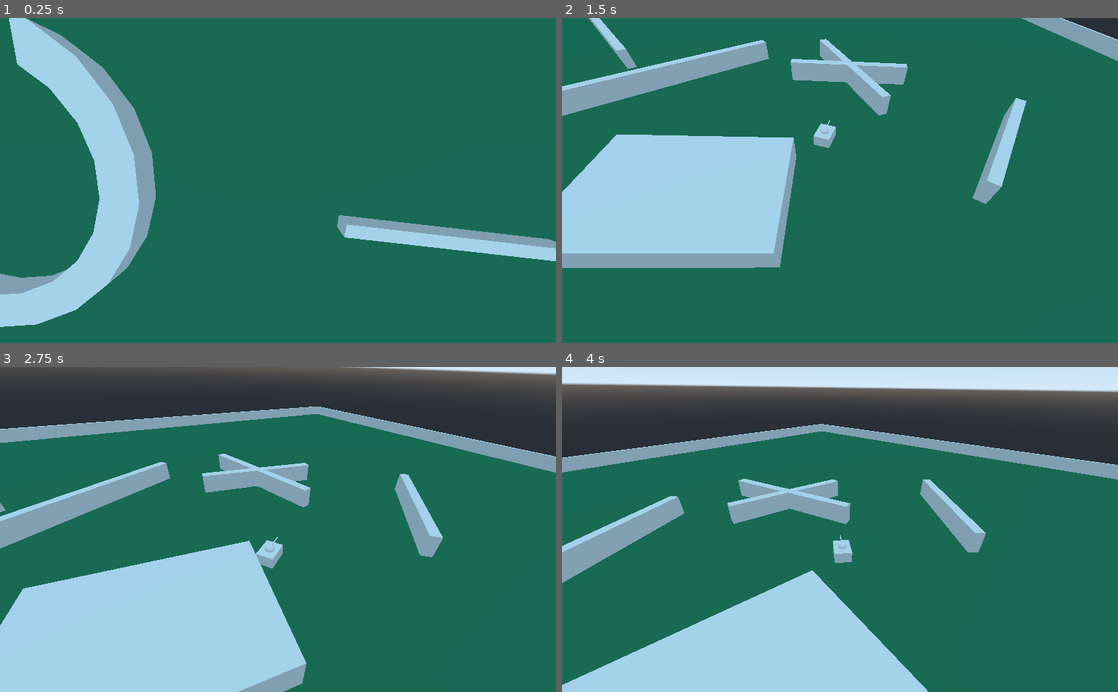
Above: before the commit, frames 1-4 (two rows, left to right).
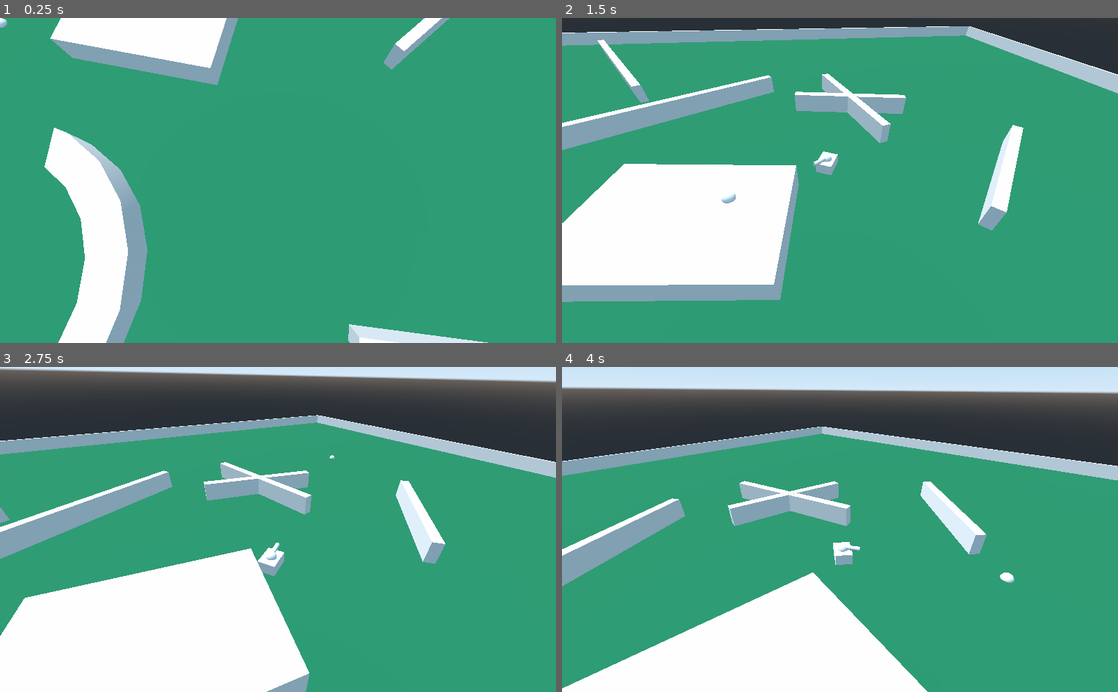
Above: after the commit, the same moments.

Repository: Joe676/Largely-Untitled-Tank-Game
Game: Godot game, scene res://Levels/LevelProto.tscn
Same seed, same stepped clock (60 frames per second), same inputs: the game is played once before the commit and once after it. The project has no main scene, so this scene is started directly.
Inputs (mouse positions are in pixels of both pictures, inside the frame that each line leads up to):
- Up to frame 1 (0.25 s): no input
- Up to frame 2 (1.5 s): move the mouse to (962, 164) at 0.52 s; hold D (Right) 0.53-1.28 s; move the mouse to (728, 196) at 1.27 s; hold S (Back) from 1.28 s (still down)
- Up to frame 3 (2.75 s): move the mouse to (333, 458) at 2.02 s; release S (Back) at 2.03 s; hold D (Right) from 2.03 s (still down)
- Up to frame 4 (4 s): move the mouse to (812, 594) at 2.77 s; release D (Right) at 2.78 s; hold W (Forward) 2.78-3.53 s; move the mouse to (1006, 578) at 3.52 s; hold A (Left) from 3.53 s (still down)

The runs differ from the first frame. In frame 1, 100% of the frame differs, in the area x 0-100%, y 0-100%; in frame 2, 99%; in frame 3, 85%; in frame 4, 75%.

Commit message:
Barrel turning towards point under the mouse

Diff:
--- a/Godot Files/Levels/LevelProto.tscn
+++ b/Godot Files/Levels/LevelProto.tscn
@@ -39,6 +39,10 @@
 
 [sub_resource type="ShaderMaterial" id=3]
 shader = SubResource( 2 )
+
+[sub_resource type="SphereMesh" id=4]
+radial_segments = 10
+rings = 10
 
 [node name="World" type="Spatial"]
 
@@ -155,9 +159,17 @@
 height = 6.00392
 depth = 17.1564
 
+[node name="MeshInstance" type="MeshInstance" parent="PrototypeLevel/Obstacles"]
+
 [node name="InterpolatedCamera" type="InterpolatedCamera" parent="."]
-transform = Transform( -1, 7.57103e-08, 4.37114e-08, 0, -0.5, 0.866025, 8.74228e-08, 0.866025, 0.5, 0, 39.9058, -55.9889 )
+transform = Transform( -1, 8.74228e-08, -1.04251e-15, 0, 1.19249e-08, 1, 8.74228e-08, 1, -1.19249e-08, 0, 39.9058, -55.9889 )
 current = true
 far = 201.5
 target = NodePath("../Tank/CameraTarget")
 enabled = true
+
+[node name="DirectionalLight" type="DirectionalLight" parent="."]
+transform = Transform( 0.965926, 0.12941, 0.224144, -0.258819, 0.482963, 0.836516, 0, -0.866025, 0.5, 0, 34, 0 )
+
+[node name="DEBUG_BALL" type="MeshInstance" parent="."]
+mesh = SubResource( 4 )
--- a/Godot Files/Player/TankProto.gd
+++ b/Godot Files/Player/TankProto.gd
@@ -27,8 +27,37 @@
 		angular_velocity -= 40
 
 	velocity = move_and_slide(velocity.rotated(Vector3(0, 1, 0), rotation.y))
-	if velocity.x != 0:
-		print("Tank position: " + str(transform.origin))
-		print("Model origin: " + str($Model.transform.origin))
+	# if velocity.x != 0:
+	# 	print("Tank position: " + str(transform.origin))
+	# 	print("Model origin: " + str($Model.transform.origin))
 
 	rotate_y(deg2rad(angular_velocity)*delta)
+	var pointed_position = mousePositionToWorldPosition()
+	if pointed_position != null:
+		get_node("Model/Head").look_at(flatten(pointed_position), Vector3.UP)
+		var ball = get_tree().root.get_node("World/DEBUG_BALL")
+		if ball == null:
+			return
+		ball.transform.origin = pointed_position
+
+func flatten(vector: Vector3) -> Vector3:
+	return Vector3(vector.x, 0, vector.z)
+
+func mousePositionToWorldPosition():
+	var space_state = get_world().direct_space_state
+
+	var mouse_pos = get_viewport().get_mouse_position()
+
+	var camera = get_tree().root.get_camera()
+
+	# var ray_origin = camera.project_ray_origin(mouse_pos)
+	var ray_origin = camera.global_translation
+	# camera.project_local_ray_normal()
+	# var ray_direction = camera.project_ray_normal(mouse_pos) * 300
+	var ray_direction = camera.project_position(mouse_pos, 300)
+
+	var ray_array = space_state.intersect_ray(ray_origin, ray_direction)
+
+	if ray_array.has("position"):
+		return ray_array["position"]
+	return null
--- a/Godot Files/Player/TankProto.tscn
+++ b/Godot Files/Player/TankProto.tscn
@@ -6,12 +6,12 @@
 size = Vector3( 3, 2, 4 )
 
 [sub_resource type="SphereMesh" id=3]
-radius = 0.8
-height = 1.6
+radius = 0.9
+height = 1.8
 
 [sub_resource type="CylinderMesh" id=4]
-top_radius = 0.1
-bottom_radius = 0.1
+top_radius = 0.4
+bottom_radius = 0.4
 height = 3.0
 
 [sub_resource type="BoxShape" id=1]
@@ -39,7 +39,7 @@
 }
 
 [node name="Barrel" type="MeshInstance" parent="Model/Head"]
-transform = Transform( 1, 0, 0, 0, -4.37114e-08, -1, 0, 1, -4.37114e-08, 0, 2.4, 1.5 )
+transform = Transform( 1, 0, 0, 0, -4.37114e-08, -1, 0, 1, -4.37114e-08, 0, 2.4, -1.5 )
 mesh = SubResource( 4 )
 __meta__ = {
 "_editor_description_": "Barrel of the tank"
Not shown: 1 places in Godot Files/Levels/LevelProto.tscn that only renumber resources
